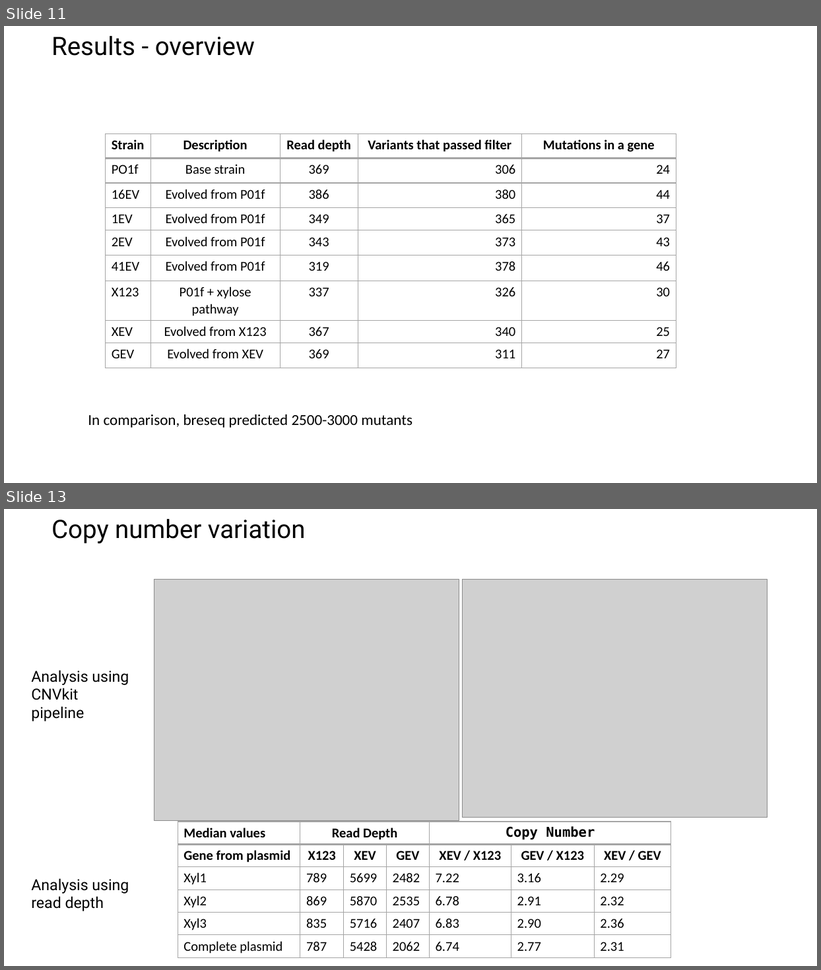
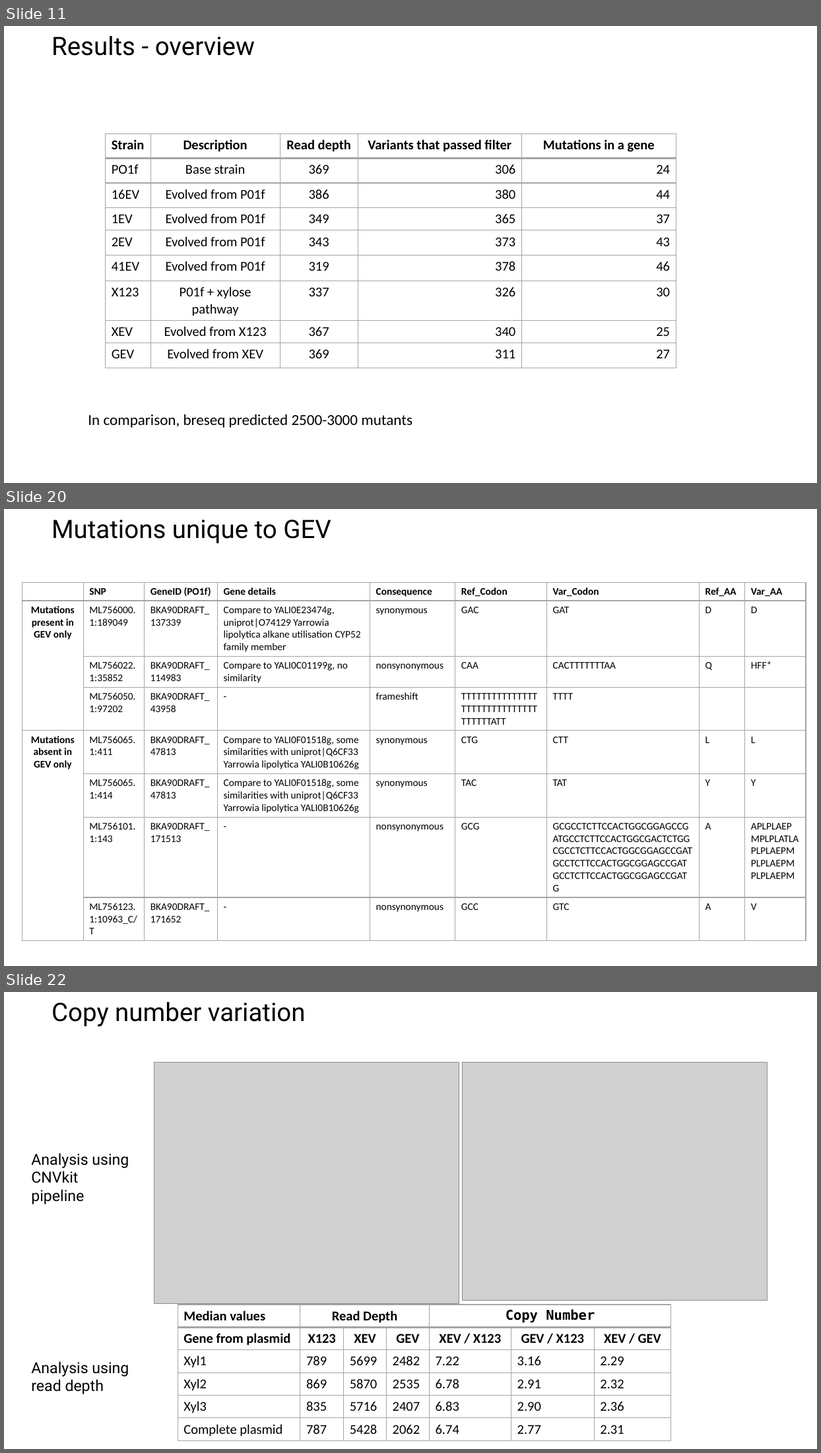
Before and after one commit to raogroupuiuc/yl_variantcalling, a slide deck: 20210511 Update - DNAseq YL.pptx. Shown one above the other, each under a label of ours: slides 11 and 13 before the commit, slides 11, 20 and 22 after it; the slides between them are not shown. The pictures are 821x970 and 821x1453 pixels, drawn with LibreOffice and Linux fonts; fonts in the diff are those of the drawing; grey boxes stand for pictures; background and template pictures are left out. Boxes give left, top, right and bottom in pixels: in the first picture for what was removed or moved away, otherwise in the second. Text is boxed around its words. In the diff, an @@ line names an element or a change of style, - is before the commit and + after.

Commit message:
added mutation location in CDS and updated ppt

```diff
--- a/20210511 Update - DNAseq YL.pptx
+++ b/20210511 Update - DNAseq YL.pptx
@@ slide 20 added at (x1=4, y1=509, x2=817, y2=966), background picture (left out) @@
@@ title added at (x1=52, y1=520, x2=331, y2=543), 30 pt, text #000000 @@
+Mutations unique to GEV
@@ table added at (x1=22, y1=582, x2=806, y2=937), 8 rows, 9 columns @@
+ | SNP | GeneID (PO1f) | Gene details | Consequence | Ref_Codon | Var_Codon | Ref_AA | Var_AA
+Mutations present in GEV only | ML756000.1:189049 | BKA90DRAFT_137339 | Compare to YALI0E23474g, uniprot|O74129 Yarrowia lipolytica alkane utilisation CYP52 family member | synonymous | GAC | GAT | D | D
+ | ML756022.1:35852 | BKA90DRAFT_114983 | Compare to YALI0C01199g, no similarity | nonsynonymous | CAA | CACTTTTTTTAA | Q | HFF*
+ | ML756050.1:97202 | BKA90DRAFT_43958 | - | frameshift | TTTTTTTTTTTTTTTTTTTTTTTTTTTTTTTTTTTTATT | TTTT |  | 
+Mutations absent in GEV only | ML756065.1:411 | BKA90DRAFT_47813 | Compare to YALI0F01518g, some similarities with uniprot|Q6CF33 Yarrowia lipolytica YALI0B10626g | synonymous | CTG | CTT | L | L
+ | ML756065.1:414 | BKA90DRAFT_47813 | Compare to YALI0F01518g, some similarities with uniprot|Q6CF33 Yarrowia lipolytica YALI0B10626g | synonymous | TAC | TAT | Y | Y
+ | ML756101.1:143 | BKA90DRAFT_171513 | - | nonsynonymous | GCG | GCGCCTCTTCCACTGGCGGAGCCGATGCCTCTTCCACTGGCGACTCTGGCGCCTCTTCCACTGGCGGAGCCGATGCCTCTTCCACTGGCGGAGCCGATGCCTCTTCCACTGGCGGAGCCGATG | A | APLPLAEPMPLPLATLAPLPLAEPMPLPLAEPMPLPLAEPM
+ | ML756123.1:10963_C/T | BKA90DRAFT_171652 | - | nonsynonymous | GCC | GTC | A | V
@@ what was slide 13 is now slide 22 @@
```
Also in this commit, not shown: 9 other slides added, 1 slide removed, 1 other file.
